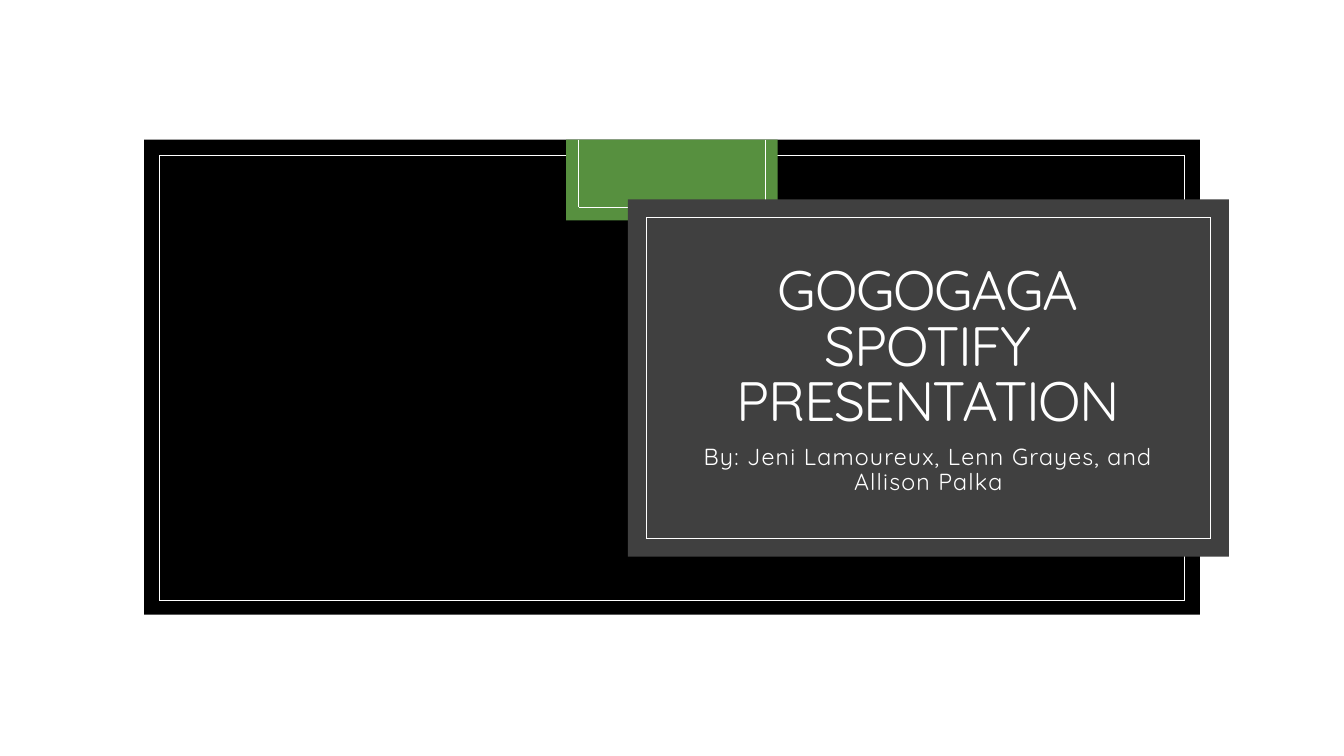
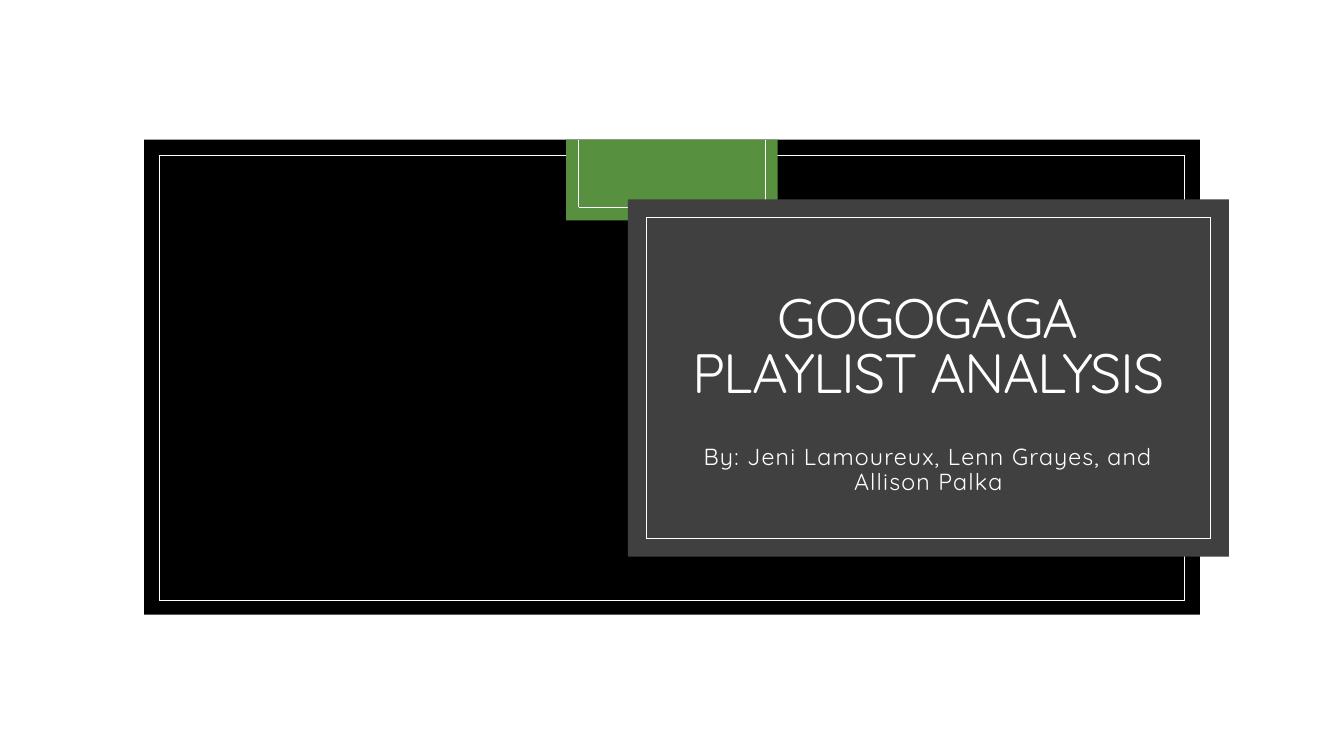
Before and after one commit to JeniLam/Spotify-Dashboard, a slide deck: slide 1 of gOGOGAGA.pptx. Drawn at 1344x756 pixels with LibreOffice and Linux fonts; fonts in the diff are those of the drawing; background and template pictures are left out. Boxes give left, top, right and bottom in pixels: in the first picture for what was removed or moved away, otherwise in the second. Text is boxed around its words. In the diff, an @@ line names an element or a change of style, - is before the commit and + after.

```diff
--- a/gOGOGAGA.pptx
+++ b/gOGOGAGA.pptx
@@ title at (692,298,1164,394): text changed @@
-GOGOGAGA
-SPOTIFY
-PRESENTATION
+GOGOGAGA
+PLAYLIST ANALYSIS
```
Also in this commit, not shown: 6 slides added, 5 slides removed.
